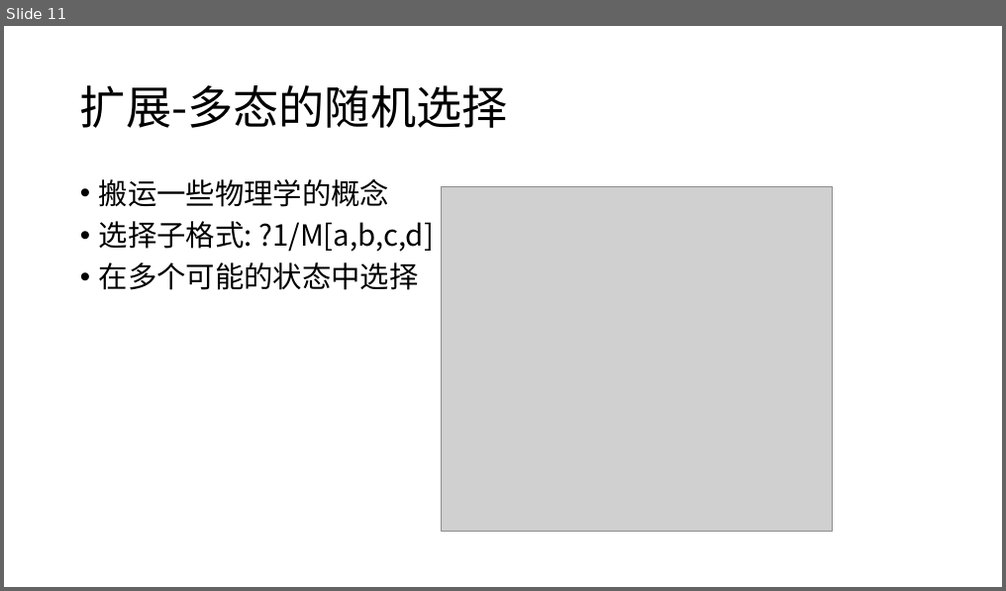
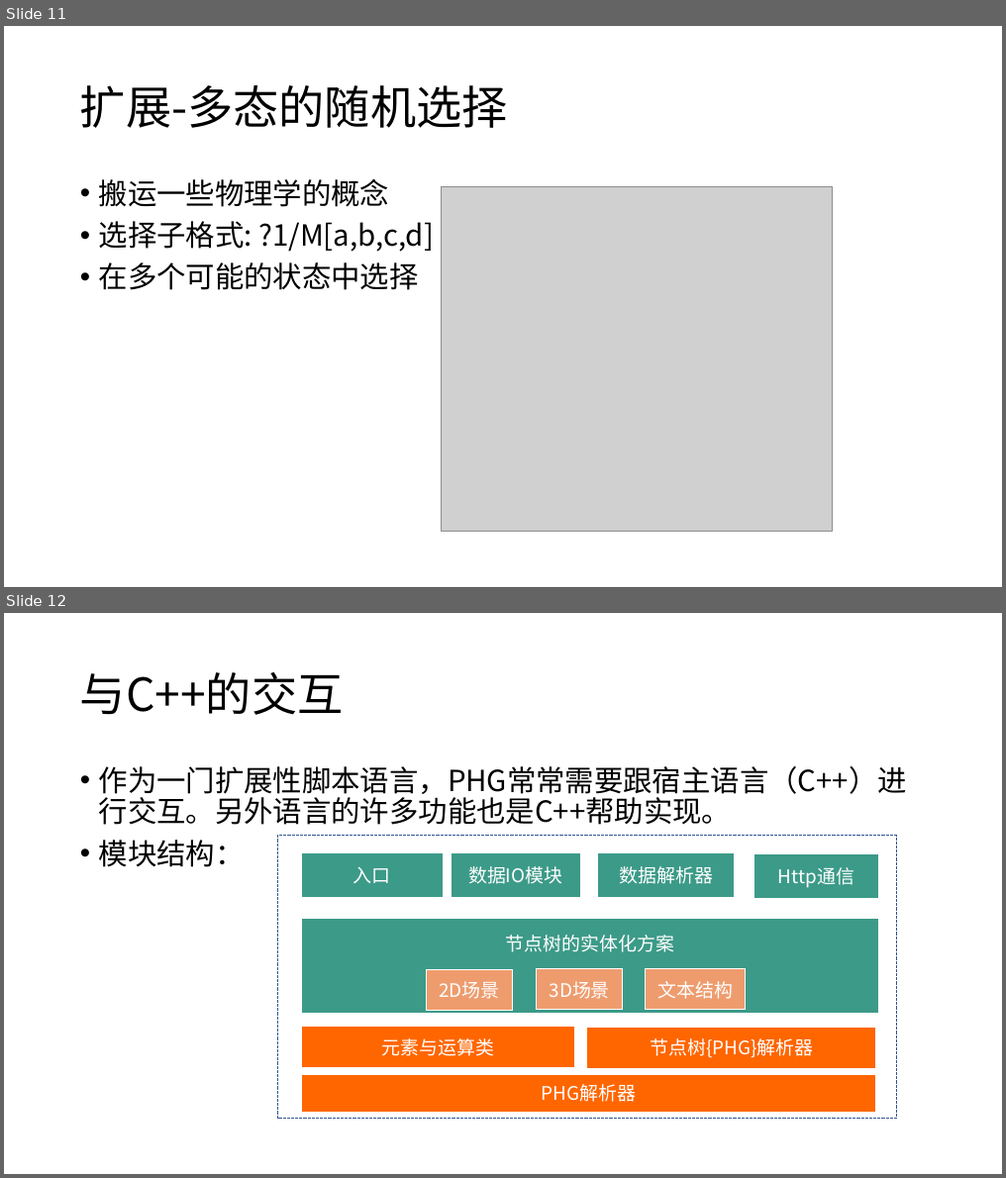
Before and after one commit to panguojun/.PHG., a slide deck: PHG语法手册.pptx. Shown one above the other, each under a label of ours: slide 11 before the commit, slides 11 and 12 after it. The pictures are 1006x591 and 1006x1178 pixels, drawn with LibreOffice and Linux fonts; fonts in the diff are those of the drawing; grey boxes stand for pictures. Boxes give left, top, right and bottom in pixels: in the first picture for what was removed or moved away, otherwise in the second. Text is boxed around its words. In the diff, an @@ line names an element or a change of style, - is before the commit and + after.

```diff
--- a/PHG语法手册.pptx
+++ b/PHG语法手册.pptx
@@ slide 12 added at bbox=[4, 613, 1002, 1174], background #FFFFFF @@
@@ title added at bbox=[80, 672, 344, 715], 44 pt, text #000000 @@
+与C++的交互
@@ text added at bbox=[99, 766, 907, 867], 28 pt, text #000000 @@
+• 作为一门扩展性脚本语言，PHG常常需要跟宿主语言（C++）进行交互。另外语言的许多功能也是C++帮助实现。
+• 模块结构：
@@ rectangle added at bbox=[278, 836, 897, 1119], outline #325491 1 pt dashed @@
@@ rectangle added at bbox=[301, 854, 443, 897], fill #3C9A88, outline #FFFFFF 1 pt, 18 pt, text #FFFFFF @@
+入口
@@ rectangle added at bbox=[450, 854, 580, 898], fill #3C9A88, outline #FFFFFF 1 pt, 18 pt, text #FFFFFF @@
+数据IO模块
@@ rectangle added at bbox=[598, 854, 735, 898], fill #3C9A88, outline #FFFFFF 1 pt, 18 pt, text #FFFFFF @@
+数据解析器
@@ rectangle added at bbox=[753, 854, 878, 899], fill #3C9A88, outline #FFFFFF 1 pt, 18 pt, text #FFFFFF @@
+Http通信
@@ rectangle added at bbox=[301, 919, 879, 1014], fill #3C9A88, outline #FFFFFF 1 pt, 18 pt, text #FFFFFF @@
+节点树的实体化方案
@@ rectangle added at bbox=[426, 969, 513, 1010], fill #EE9C6E, outline #FFFFFF 1 pt, 18 pt, text #FFFFFF @@
+2D场景
@@ rectangle added at bbox=[537, 969, 623, 1010], fill #EE9C6E, outline #FFFFFF 1 pt, 18 pt, text #FFFFFF @@
+3D场景
@@ rectangle added at bbox=[646, 969, 746, 1010], fill #EE9C6E, outline #FFFFFF 1 pt, 18 pt, text #FFFFFF @@
+文本结构
@@ rectangle added at bbox=[301, 1026, 574, 1068], fill #FF6600, outline #FFFFFF 1 pt, 18 pt, text #FFFFFF @@
+元素与运算类
@@ rectangle added at bbox=[587, 1027, 876, 1069], fill #FF6600, outline #FFFFFF 1 pt, 18 pt, text #FFFFFF @@
+节点树{PHG}解析器
@@ rectangle added at bbox=[301, 1074, 876, 1112], fill #FF6600, outline #FFFFFF 1 pt, 18 pt, text #FFFFFF @@
+PHG解析器
```
Also in this commit, not shown: 7 slides changed, 1 other slide added.
